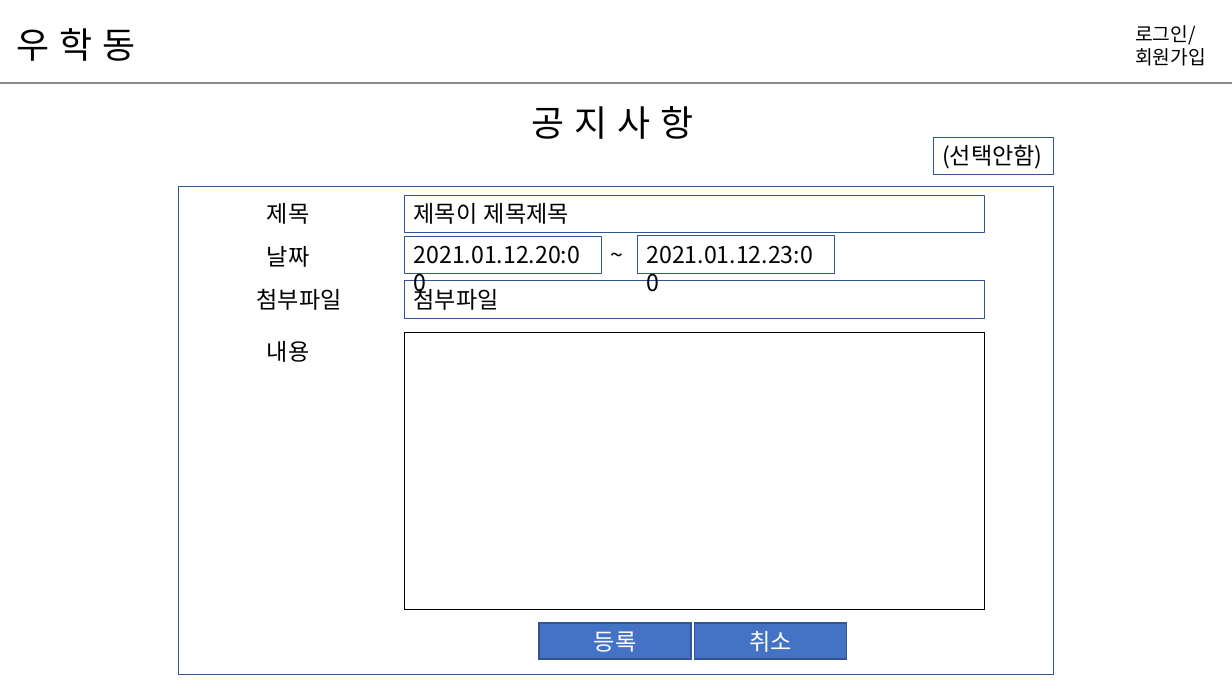
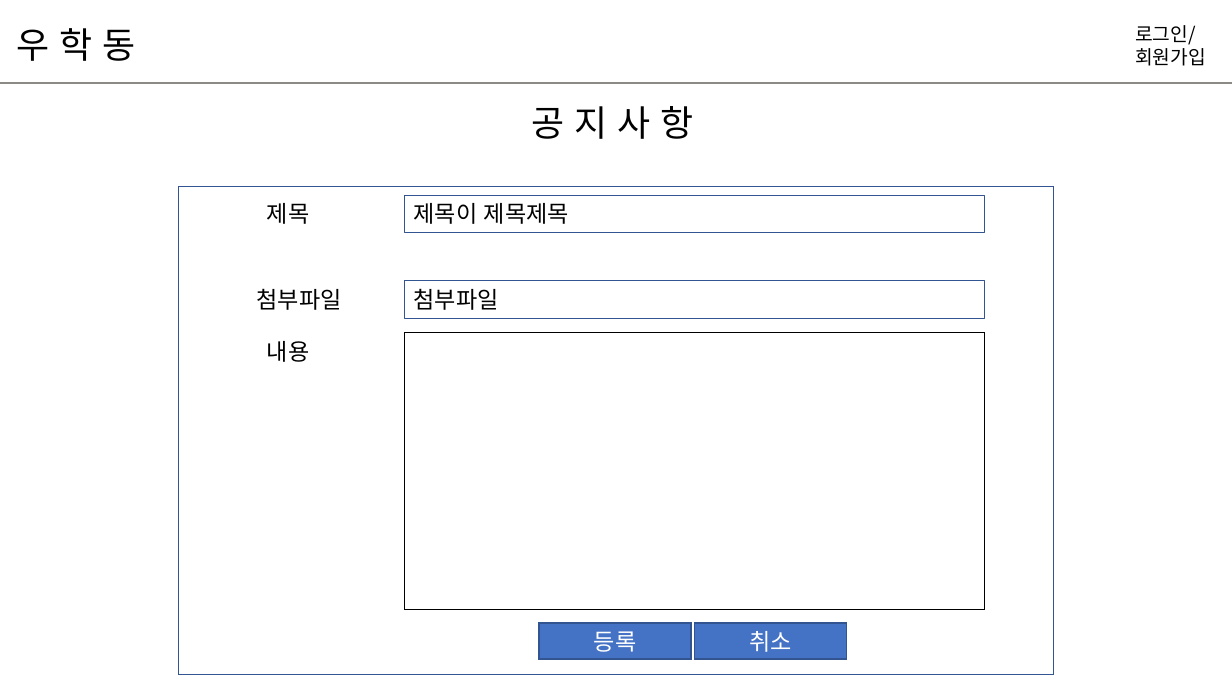
Before and after one commit to hyunniesss/ToyProject, a slide deck: slide 16 of document/와이어프레임/우학동_와이어프레임.pptx. Drawn at 1232x693 pixels with LibreOffice and Linux fonts; fonts in the diff are those of the drawing. Boxes give left, top, right and bottom in pixels: in the first picture for what was removed or moved away, otherwise in the second. Text is boxed around its words. In the diff, an @@ line names an element or a change of style, - is before the commit and + after.

```diff
--- a/document/와이어프레임/우학동_와이어프레임.pptx
+++ b/document/와이어프레임/우학동_와이어프레임.pptx
@@ rectangle removed at box(933, 138, 1054, 175) @@
-(선택안함)
@@ rectangle removed at box(405, 237, 603, 274) @@
-2021.01.12.20:00
@@ text removed at box(602, 237, 638, 274) @@
-~
@@ rectangle removed at box(638, 236, 836, 273) @@
-2021.01.12.23:00
@@ text removed at box(267, 246, 310, 267) @@
-날짜
```
Also in this commit, not shown: 1 slide added.
